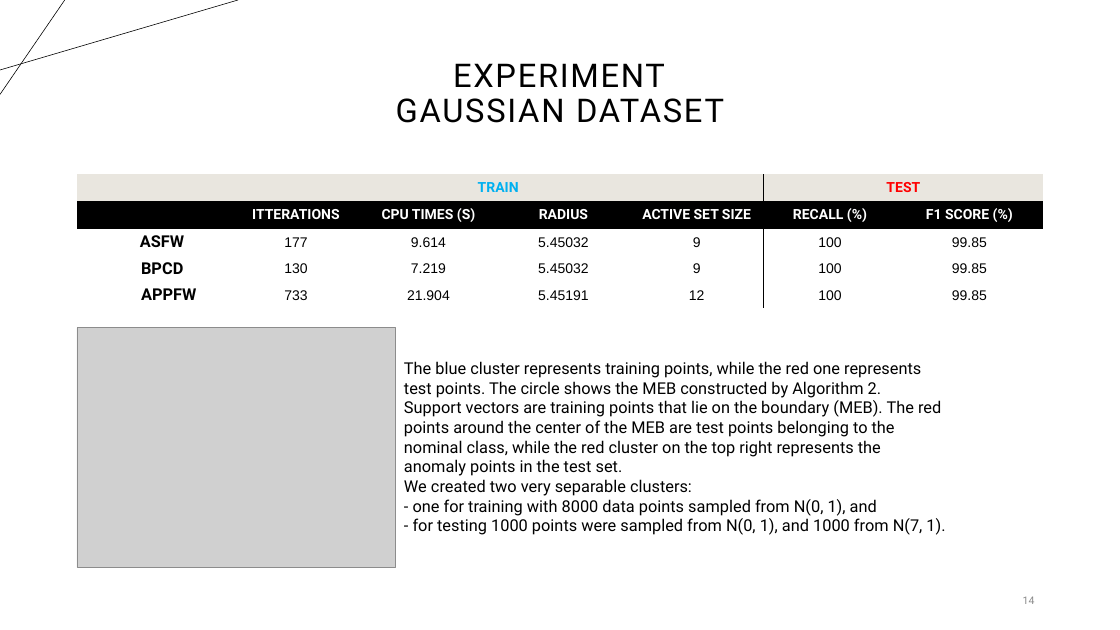
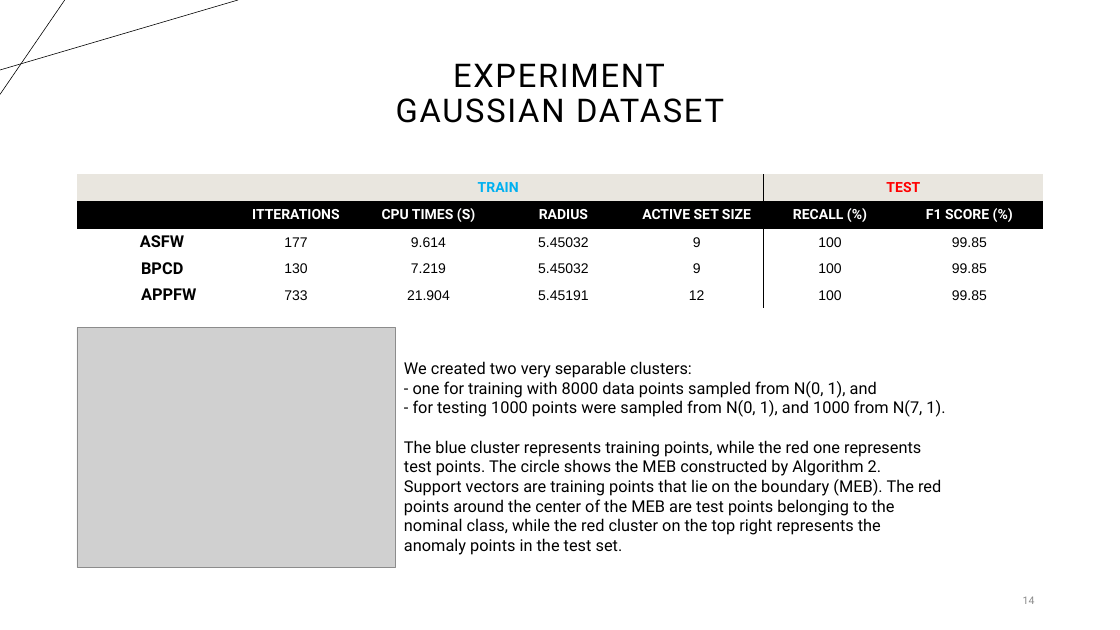
Before and after one commit to suleymanerim1/MEB_FrankWolfe_Optimization, a slide deck: slide 14 of Theory/Minimum Enclosing Ball for FW.pptx. Drawn at 1120x630 pixels with LibreOffice and Linux fonts; fonts in the diff are those of the drawing; grey boxes stand for pictures. Boxes give left, top, right and bottom in pixels: in the first picture for what was removed or moved away, otherwise in the second. Text is boxed around its words. In the diff, an @@ line names an element or a change of style, - is before the commit and + after.

```diff
--- a/Theory/Minimum Enclosing Ball for FW.pptx
+++ b/Theory/Minimum Enclosing Ball for FW.pptx
@@ text at (404, 361, 941, 476): paragraphs removed @@
-The blue cluster represents training points, while the red one represents test points. The circle shows the MEB constructed by Algorithm 2.
-Support vectors are training points that lie on the boundary (MEB). The red points around the center of the MEB are test points belonging to the nominal class, while the red cluster on the top right represents the anomaly points in the test set.
@@ text at (404, 440, 941, 555): paragraphs added @@
+The blue cluster represents training points, while the red one represents test points. The circle shows the MEB constructed by Algorithm 2.
+Support vectors are training points that lie on the boundary (MEB). The red points around the center of the MEB are test points belonging to the nominal class, while the red cluster on the top right represents the anomaly points in the test set.
```
Also in this commit, not shown: 4 other slides changed.
